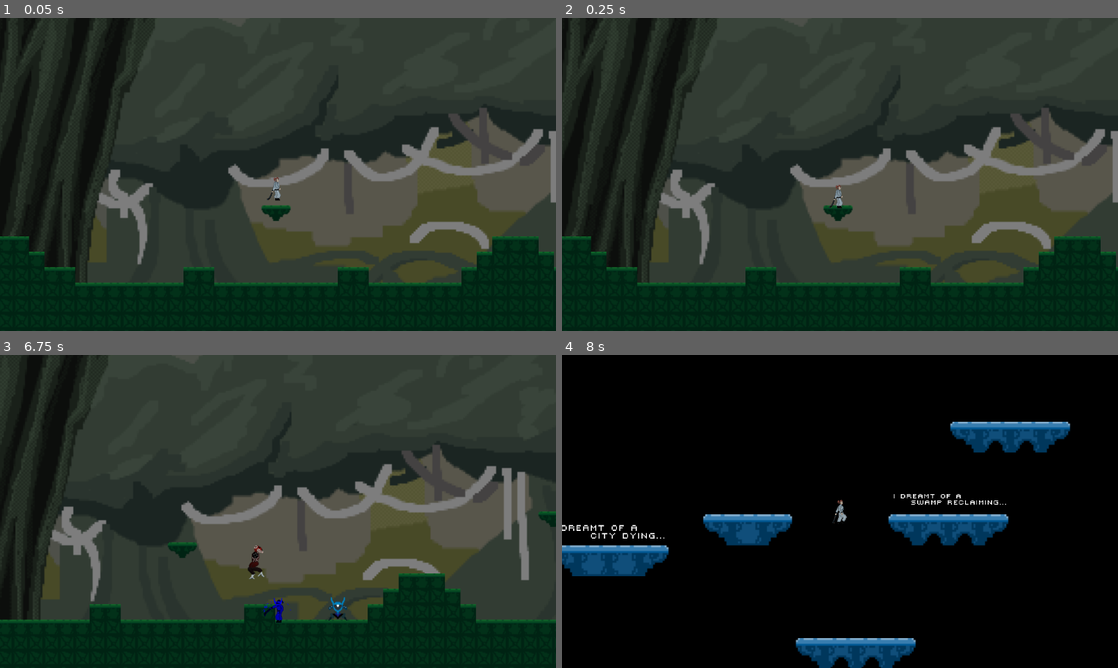
Above: before the commit, frames 1-4 (two rows, left to right).
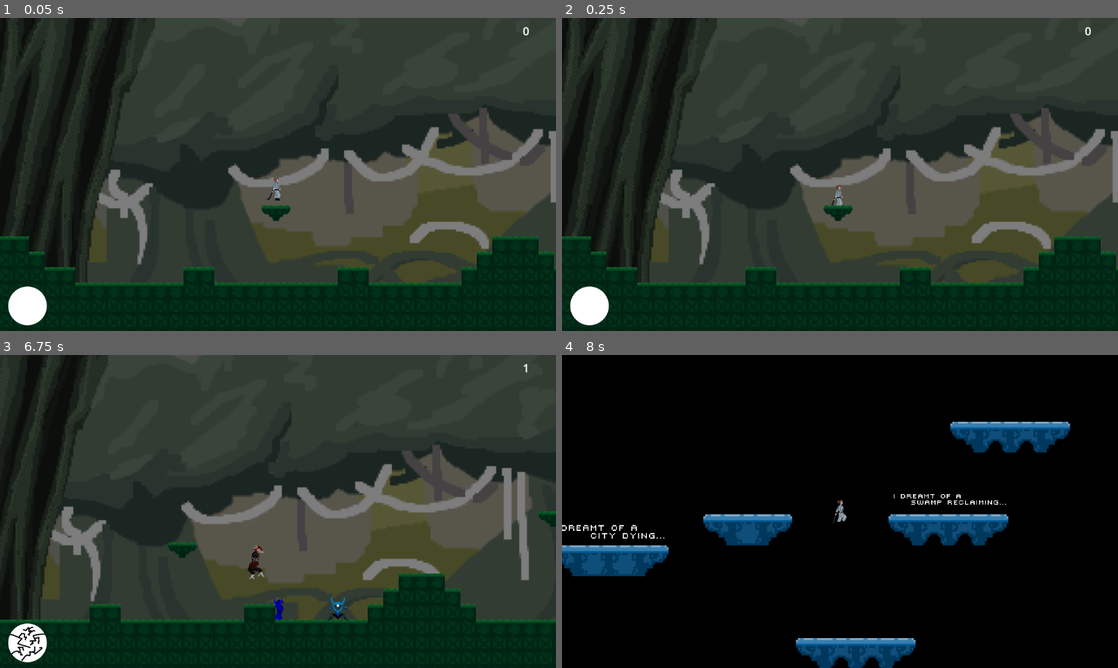
Above: after the commit, the same moments.

Repository: norm-an-claire/GGJ2026-robot-mask
Game: Godot game, scene res://levels/swamp_level.tscn
Two runs of this game, one before a commit and one after it. Both use one fixed random seed, a clock stepped at 60 frames per second and the inputs below. This scene is started directly instead of the project's main scene.
Inputs:
- Up to frame 1 (0.05 s): no input
- Up to frame 2 (0.25 s): no input
- Up to frame 3 (6.75 s): tap Enter at 0.5 s; hold K (melee) 0.53-1.28 s; hold D (move_right) 0.53-2.03 s; tap J (jump) at 0.77, 1.52, 3.02, 3.77, 4.52, 6.02 s; tap Shift (sprint) every 1.5 s from 1.35 to 5.85 s; hold A (move_left) 2.03-2.78 s; hold K (melee) 2.03-2.78 s; hold D (move_right) 2.78-4.28 s; hold K (melee) 3.53-4.28 s; hold A (move_left) 4.28-5.03 s; hold D (move_right) 5.03-5.78 s; hold K (melee) 5.03-5.78 s; hold A (move_left) from 5.78 s (still down); hold K (melee) from 6.53 s (still down)
- Up to frame 4 (8 s): tap J (jump) at 6.77, 7.52 s; tap Space at 7.25 s; release A (move_left) at 7.28 s; release K (melee) at 7.28 s; hold D (move_right) from 7.28 s (still down); tap Shift (sprint) at 7.35 s

The runs differ from the first frame. In frame 1, 0.7% of the frame differs, in the area x 1-96%, y 2-99%; in frame 2, 0.7%; in frame 3, 0.7%, in the area x 1-95%, y 2-99%; in frame 4, nothing differs.

Commit message:
added UI, music to swamp level

Diff:
--- a/levels/swamp_level.tscn
+++ b/levels/swamp_level.tscn
@@ -4,6 +4,8 @@
 [ext_resource type="Texture2D" uid="uid://b4h1ehl3b6rv3" path="res://assets/swamp.png" id="2_vreld"]
 [ext_resource type="Script" uid="uid://c2a600il3ql0f" path="res://levels/enemy_spawner.gd" id="3_yubn8"]
 [ext_resource type="PackedScene" uid="uid://dltd4tixo7vb7" path="res://characters/player.tscn" id="4_uvfk2"]
+[ext_resource type="PackedScene" uid="uid://qkrwdsc0bfqm" path="res://canvas_scenes/main_ui.tscn" id="5_prn1v"]
+[ext_resource type="PackedScene" uid="uid://de0io12smjivb" path="res://singleton_scenes/audio_manager.tscn" id="6_h5ddn"]
 
 [node name="SwampLevel" type="Node2D" unique_id=953381956 groups=["level"]]
 
@@ -13,6 +15,15 @@
 [node name="Sprite2D" type="Sprite2D" parent="Parallax2D" unique_id=1316249070]
 position = Vector2(577, 321)
 texture = ExtResource("2_vreld")
+
+[node name="Player" parent="." unique_id=123481848 instance=ExtResource("4_uvfk2")]
+position = Vector2(578, 493)
+
+[node name="Camera2D" type="Camera2D" parent="Player" unique_id=1406202093]
+zoom = Vector2(2, 2)
+limit_left = 0
+limit_right = 1152
+limit_bottom = 642
 
 [node name="Ground" type="TileMapLayer" parent="." unique_id=545126891]
 modulate = Color(0.14509805, 0.627451, 0.20784314, 1)
@@ -47,11 +58,6 @@
 position = Vector2(267, 55)
 script = ExtResource("3_yubn8")
 
-[node name="Player" parent="." unique_id=123481848 instance=ExtResource("4_uvfk2")]
-position = Vector2(578, 493)
+[node name="HUD" parent="." unique_id=1992723618 instance=ExtResource("5_prn1v")]
 
-[node name="Camera2D" type="Camera2D" parent="Player" unique_id=1406202093]
-zoom = Vector2(2, 2)
-limit_left = 0
-limit_right = 1152
-limit_bottom = 642
+[node name="AudioManager" parent="." unique_id=1504197280 instance=ExtResource("6_h5ddn")]
